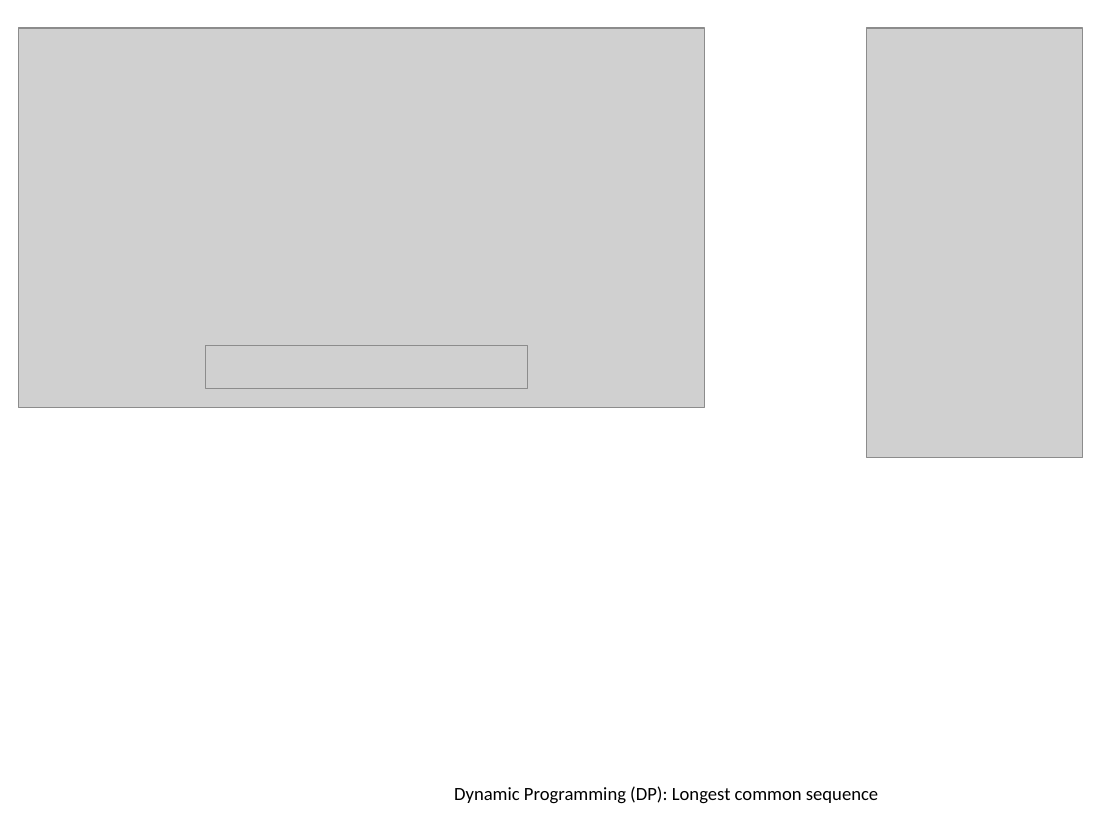
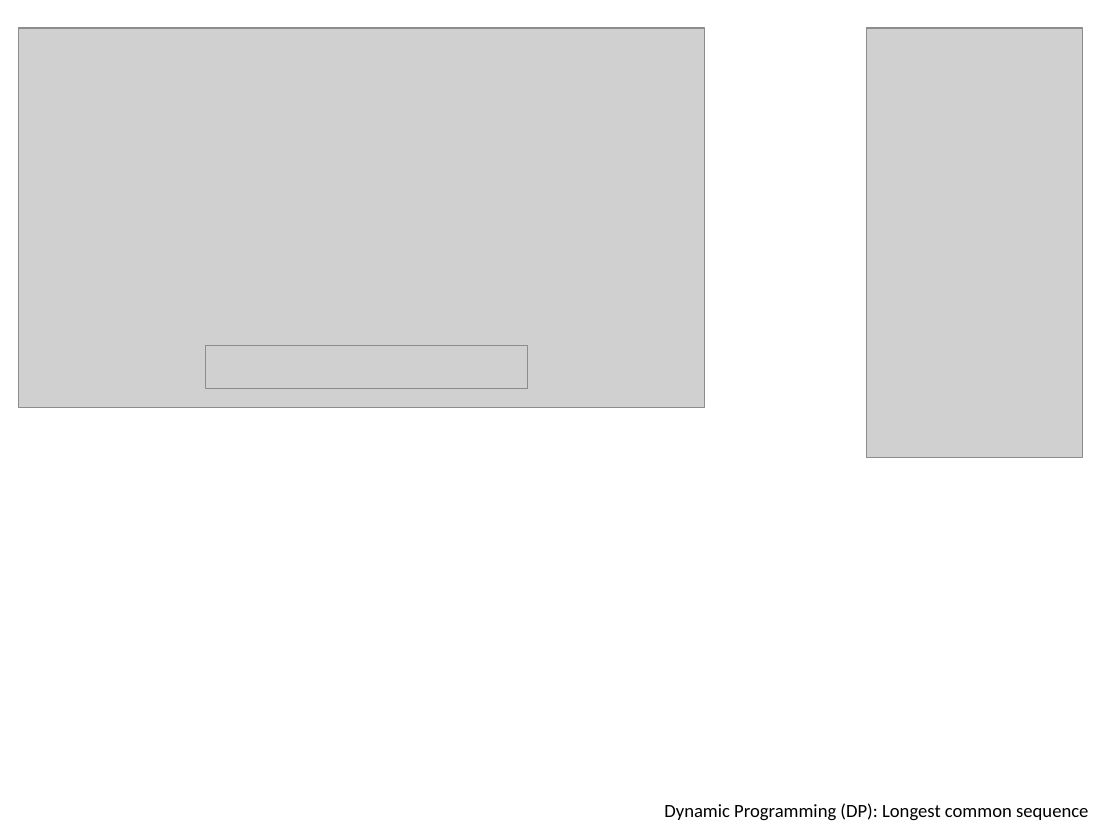
Before and after one commit to edvelezg/unb-java2, a slide deck: slide 33 of EBooks/Diagrams.pptx (slide 32 before the commit). Drawn at 1120x840 pixels with LibreOffice and Linux fonts; fonts in the diff are those of the drawing; grey boxes stand for pictures. Boxes give left, top, right and bottom in pixels: in the first picture for what was removed or moved away, otherwise in the second. Text is boxed around its words. In the diff, an @@ line names an element or a change of style, - is before the commit and + after.

```diff
--- a/EBooks/Diagrams.pptx
+++ b/EBooks/Diagrams.pptx
@@ text "Dynamic Programming (DP): Longest common ...": place and size @@
-text "Dynamic Programming (DP): Longest common ..." at bbox=[454, 786, 878, 804]
+text "Dynamic Programming (DP): Longest common ..." at bbox=[664, 803, 1088, 821]
```
Also in this commit, not shown: 2 other slides changed, 5 slides added, 7 slides removed, 3 other files.
